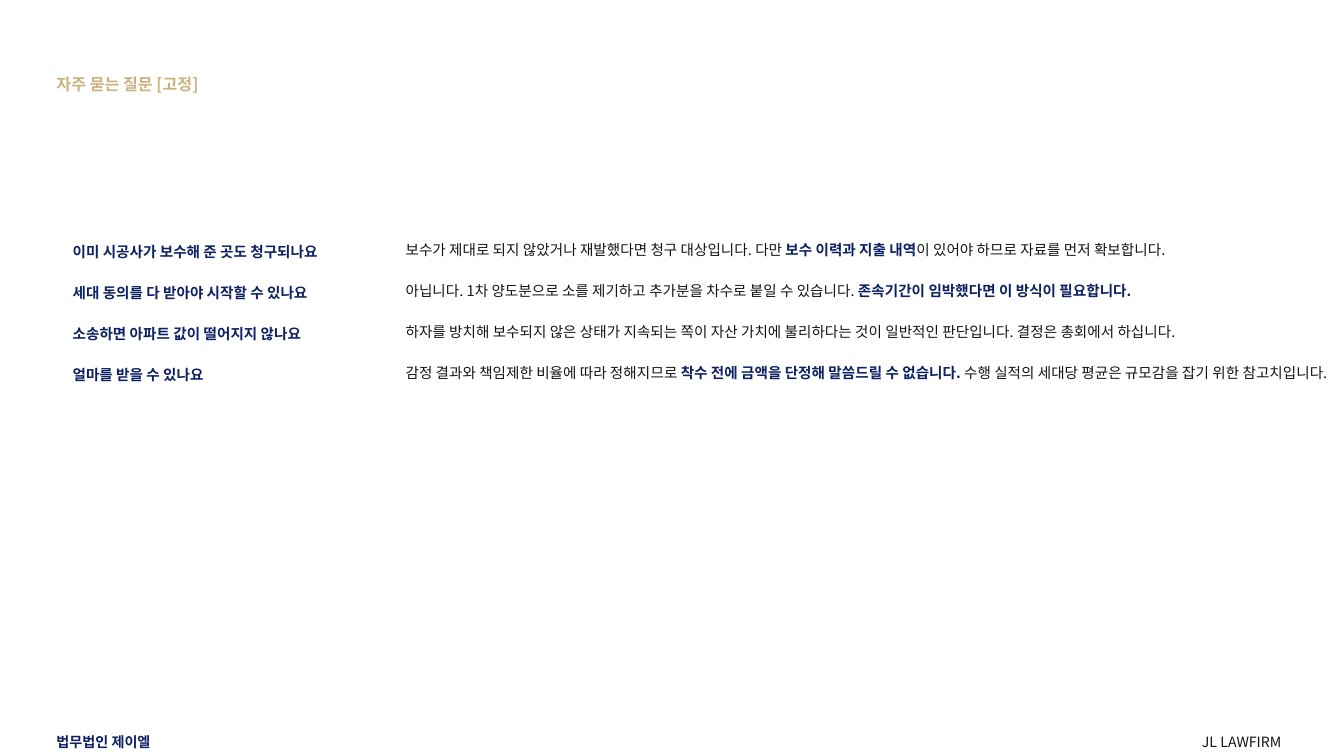
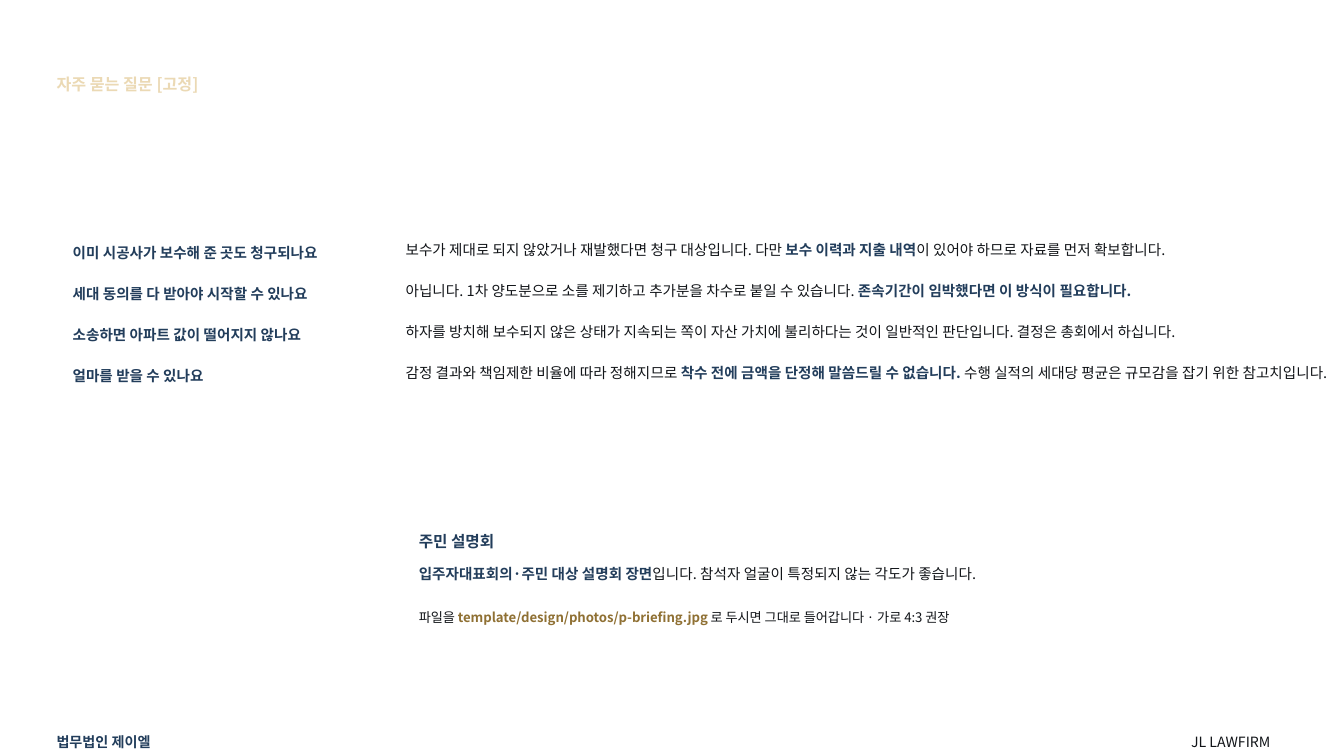
Before and after one commit to kingjin77-rgb/jl-magazine, a slide deck: slide 90 of template/design/preview/JL_하자소송_기본제안서.pptx (slide 87 before the commit). Drawn at 1344x756 pixels with LibreOffice and Linux fonts; fonts in the diff are those of the drawing; background and template pictures are left out. Boxes give left, top, right and bottom in pixels: in the first picture for what was removed or moved away, otherwise in the second. Text is boxed around its words. In the diff, an @@ line names an element or a change of style, - is before the commit and + after.

```diff
--- a/template/design/preview/JL_하자소송_기본제안서.pptx
+++ b/template/design/preview/JL_하자소송_기본제안서.pptx
@@ text "자주 묻는 질문 [고정]" at [57,77,199,93]: text colour #CBB27E to #EBD9B4 @@
@@ text "보수가 제대로 되지 않았거나 재발했다면 ..." at [406,242,1165,257]: text colour #0D2162 to #223D5B in "보수 이력과 지출 내역이" @@
@@ text "아닙니다. 1차 양도분으로 소를 제기하고 ..." at [406,283,1132,298]: text colour #0D2162 to #223D5B in "존속기간이 임박했다면 이 방식이 필요합니다." @@
@@ text "감정 결과와 책임제한 비율에 따라 ..." at [406,365,1328,380]: text colour #0D2162 to #223D5B in "착수 전에 금액을 단정해 말씀드릴 수 없습니다." @@
@@ text added at [419,534,494,549], 11.2 pt, text #223D5B, bold @@
+주민 설명회
@@ text added at [419,566,976,581], 10.4 pt, text #111418 @@
+입주자대표회의·주민 대상 설명회 장면입니다. 참석자 얼굴이 특정되지 않는 각도가 좋습니다.
@@ text added at [419,611,949,625], 9.4 pt, text #8F7033, bold @@
+파일을 template/design/photos/p-briefing.jpg 로 두시면 그대로 들어갑니다 · 가로 4:3 권장
@@ text colour #0D2162 to #223D5B in 5 elements at [73,327,301,342], [73,368,203,383], [73,245,317,260], [73,286,307,301], [57,735,151,749] @@
@@ text "JL LAWFIRM": place and size @@
-text "JL LAWFIRM" at [1202,736,1281,747]
+text "JL LAWFIRM" at [1191,736,1270,747]
```
Also in this commit, not shown: 91 other slides changed, 3 slides added, 2 other files.
